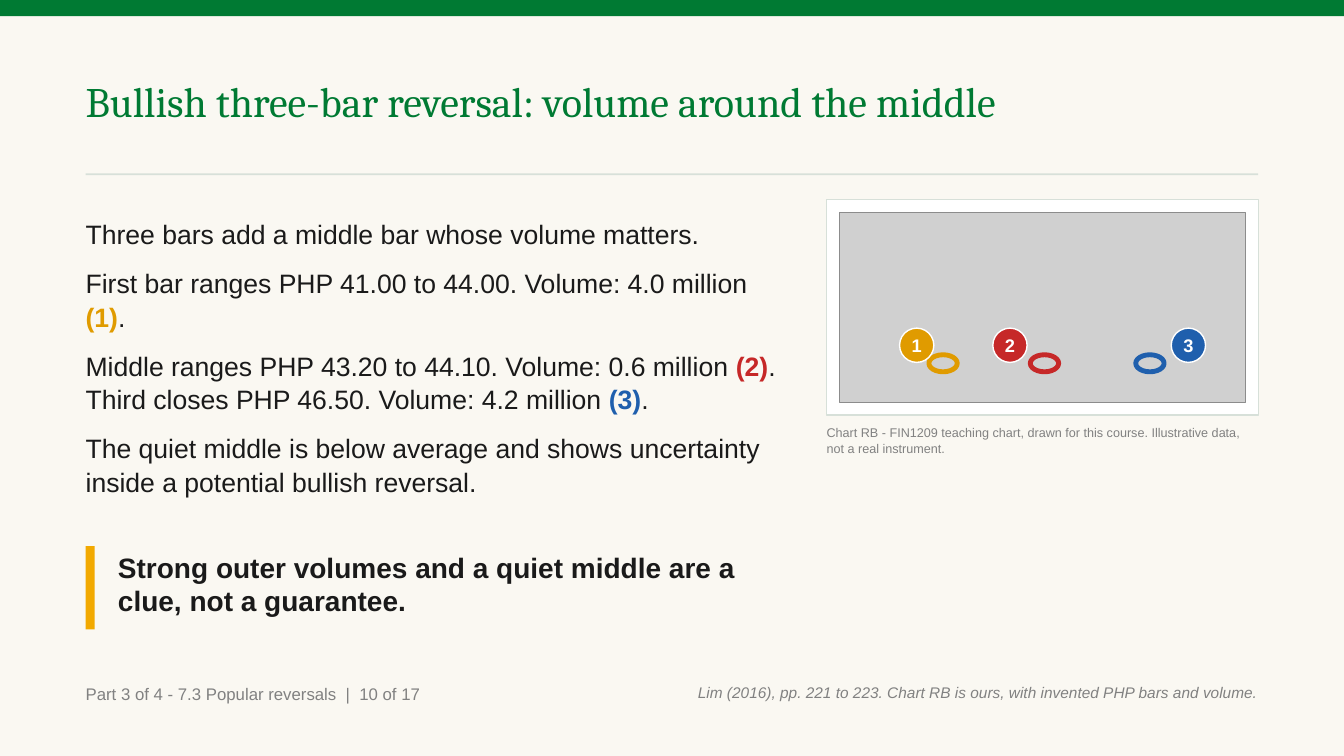
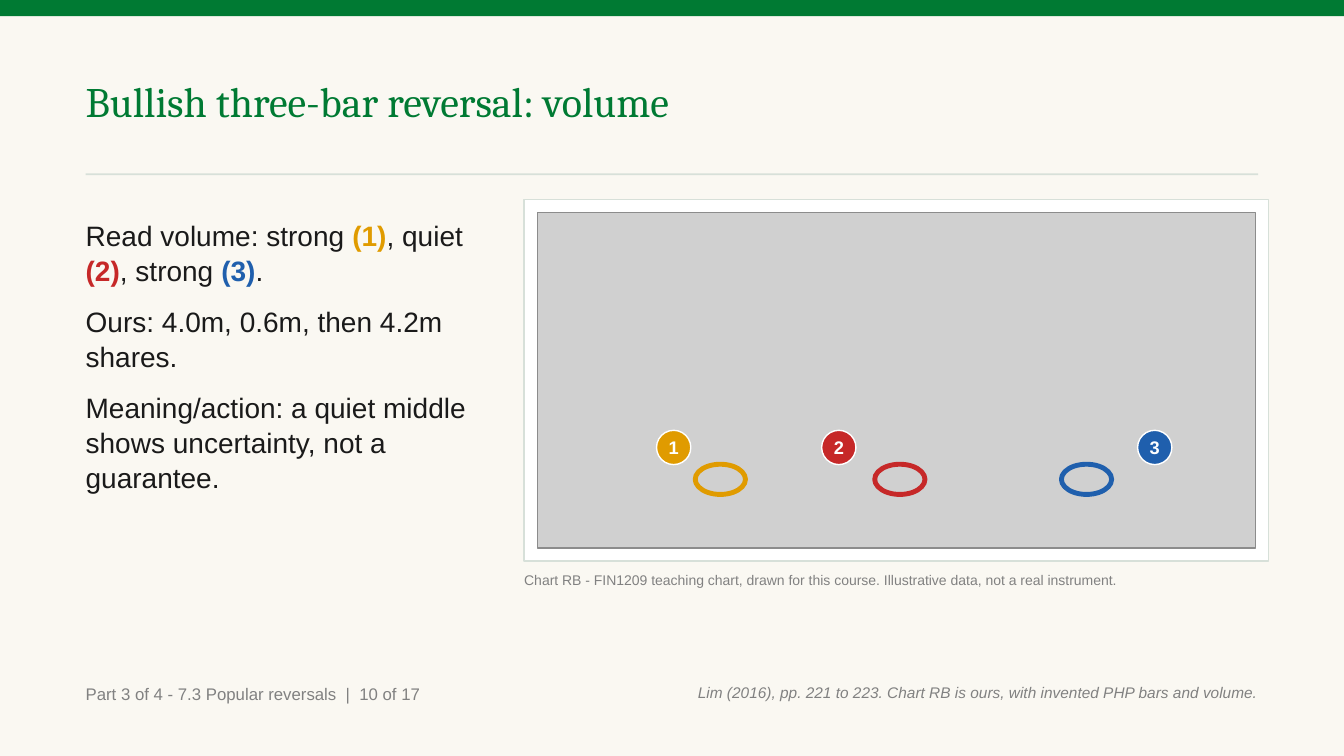
Before and after one commit to benjiesotelo-sudo/Telos_FIN1209, a slide deck: slide 33 of chapter-07/FIN1209-Chapter-07.pptx. Drawn at 1344x756 pixels with LibreOffice and Linux fonts; fonts in the diff are those of the drawing; grey boxes stand for pictures. Boxes give left, top, right and bottom in pixels: in the first picture for what was removed or moved away, otherwise in the second. Text is boxed around its words. In the diff, an @@ line names an element or a change of style, - is before the commit and + after.

Commit message:
Improve Chapter 7 chart projection readability

```diff
--- a/chapter-07/FIN1209-Chapter-07.pptx
+++ b/chapter-07/FIN1209-Chapter-07.pptx
@@ text at [86,87,669,118]: text changed @@
-Bullish three-bar reversal: volume around the middle
+Bullish three-bar reversal: volume
@@ rectangle: place and size @@
-rectangle at [827,200,1258,415]
+rectangle at [524,200,1268,562]
@@ text at [86,225,466,493]: text changed; size 19 to 20 pt @@
-Three bars add a middle bar whose volume matters.
-First bar ranges PHP 41.00 to 44.00. Volume: 4.0 million (1).
-Middle ranges PHP 43.20 to 44.10. Volume: 0.6 million (2). Third closes PHP 46.50. Volume: 4.2 million (3).
-The quiet middle is below average and shows uncertainty inside a potential bullish reversal.
+Read volume: strong (1), quiet (2), strong (3).
+Ours: 4.0m, 0.6m, then 4.2m shares.
+Meaning/action: a quiet middle shows uncertainty, not a guarantee.
@@ picture added at [537,213,1255,548] @@
@@ picture removed at [840,213,1245,402] @@
@@ ellipse removed at [1030,355,1059,372] @@
@@ ellipse removed at [1136,355,1165,372] @@
@@ ellipse "1": place and size @@
-ellipse "1" at [899,329,934,363]
+ellipse "1" at [656,431,691,465]
@@ ellipse "2": place and size @@
-ellipse "2" at [993,329,1027,363]
+ellipse "2" at [822,431,856,465]
@@ ellipse "3": place and size @@
-ellipse "3" at [1172,329,1206,363]
+ellipse "3" at [1138,431,1173,465]
@@ ellipse added at [696,465,746,495], outline #E09B00 3.5 pt @@
@@ ellipse added at [875,465,926,495], outline #C62828 3.5 pt @@
@@ ellipse: place and size @@
-ellipse at [930,355,958,372]
+ellipse at [1062,465,1112,495]
@@ ellipse at [1062,465,1112,495]: outline #E09B00 3.5 pt to #1F5FAD 3.5 pt @@
@@ rectangle removed at [86,546,95,630] @@
@@ text removed at [118,557,735,616] @@
-Strong outer volumes and a quiet middle are a clue, not a guarantee.
@@ text "Chart RB - FIN1209 teaching ...": place and size @@
-text "Chart RB - FIN1209 teaching ..." at [827,428,1240,453]
+text "Chart RB - FIN1209 teaching ..." at [524,575,1117,588]
@@ text "Chart RB - FIN1209 teaching ..." at [524,575,1117,588]: size 9 to 10 pt @@
```
Also in this commit, not shown: 3 other slides changed, 2 other files.
